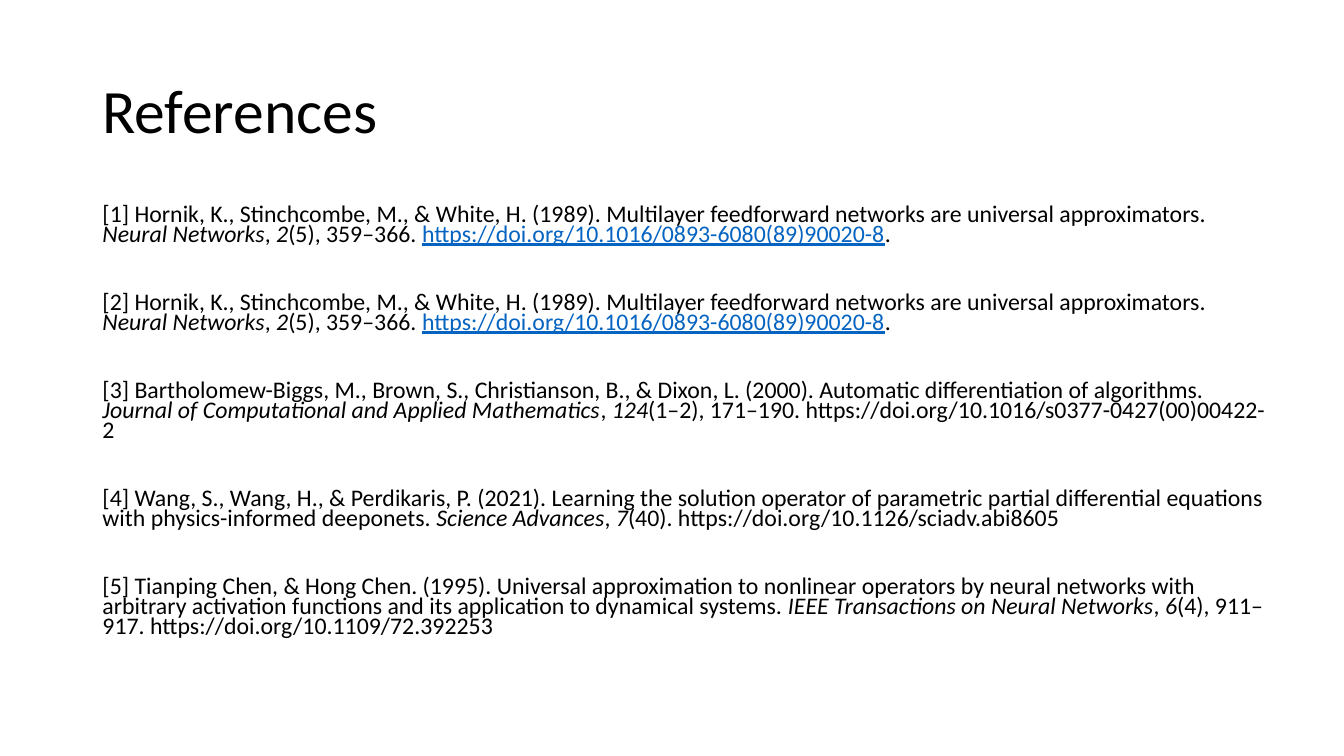
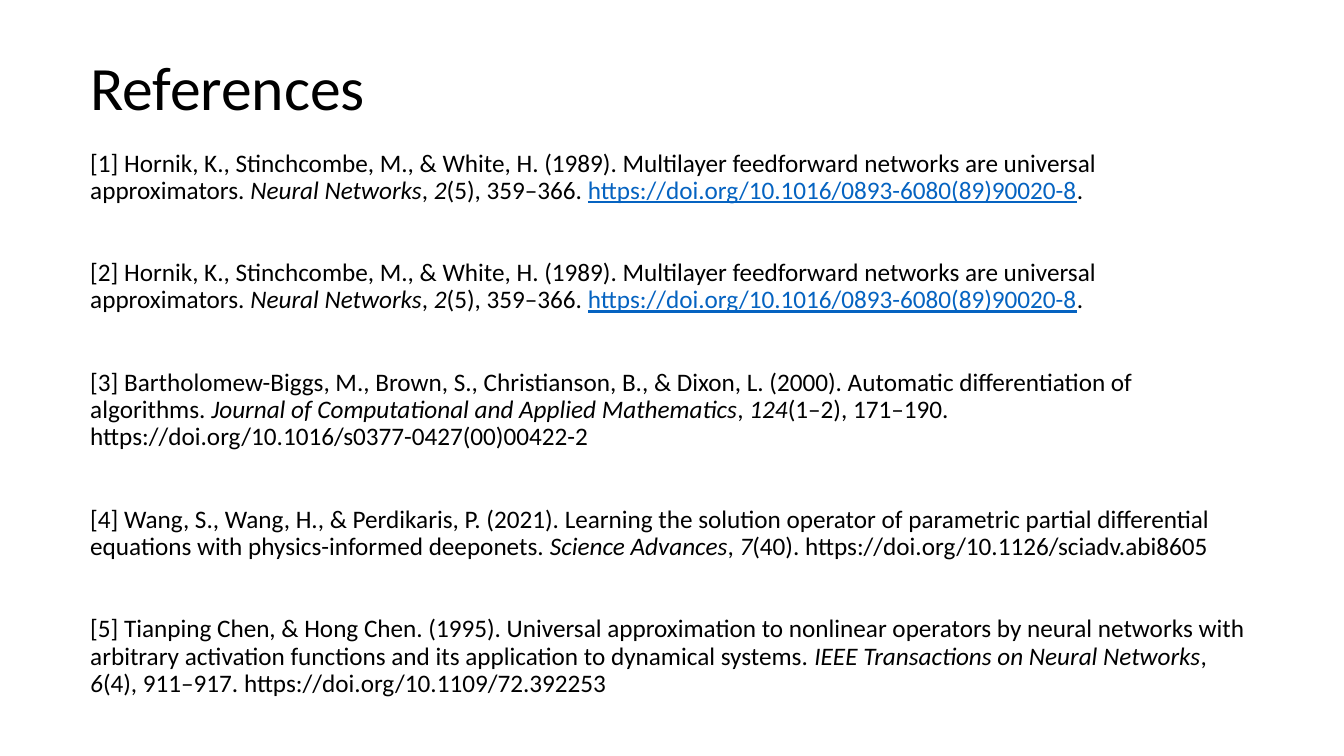
Before and after one commit to HashimAlSadah/MX-Project, a slide deck: slide 18 of ppt/Deep Learning Methods for Solving PDEs - MX CA Project.pptx (slide 12 before the commit). Drawn at 1344x756 pixels with LibreOffice and Linux fonts; fonts in the diff are those of the drawing. Boxes give left, top, right and bottom in pixels: in the first picture for what was removed or moved away, otherwise in the second. Text is boxed around its words. In the diff, an @@ line names an element or a change of style, - is before the commit and + after.

```diff
--- a/ppt/Deep Learning Methods for Solving PDEs - MX CA Project.pptx
+++ b/ppt/Deep Learning Methods for Solving PDEs - MX CA Project.pptx
@@ title "References": place and size @@
-title "References" at box(102, 90, 377, 134)
+title "References" at box(90, 67, 365, 111)
@@ text "[1] Hornik, K., Stinchcombe, M., ...": place and size @@
-text "[1] Hornik, K., Stinchcombe, M., ..." at box(102, 204, 1265, 638)
+text "[1] Hornik, K., Stinchcombe, M., ..." at box(90, 153, 1244, 697)
@@ text "[1] Hornik, K., Stinchcombe, M., ..." at box(90, 153, 1244, 697): size 17 to 18 pt; line spacing 0.7 to 0.9 @@
```
Also in this commit, not shown: 1 other slide changed, 8 slides added, 1 slide removed.
